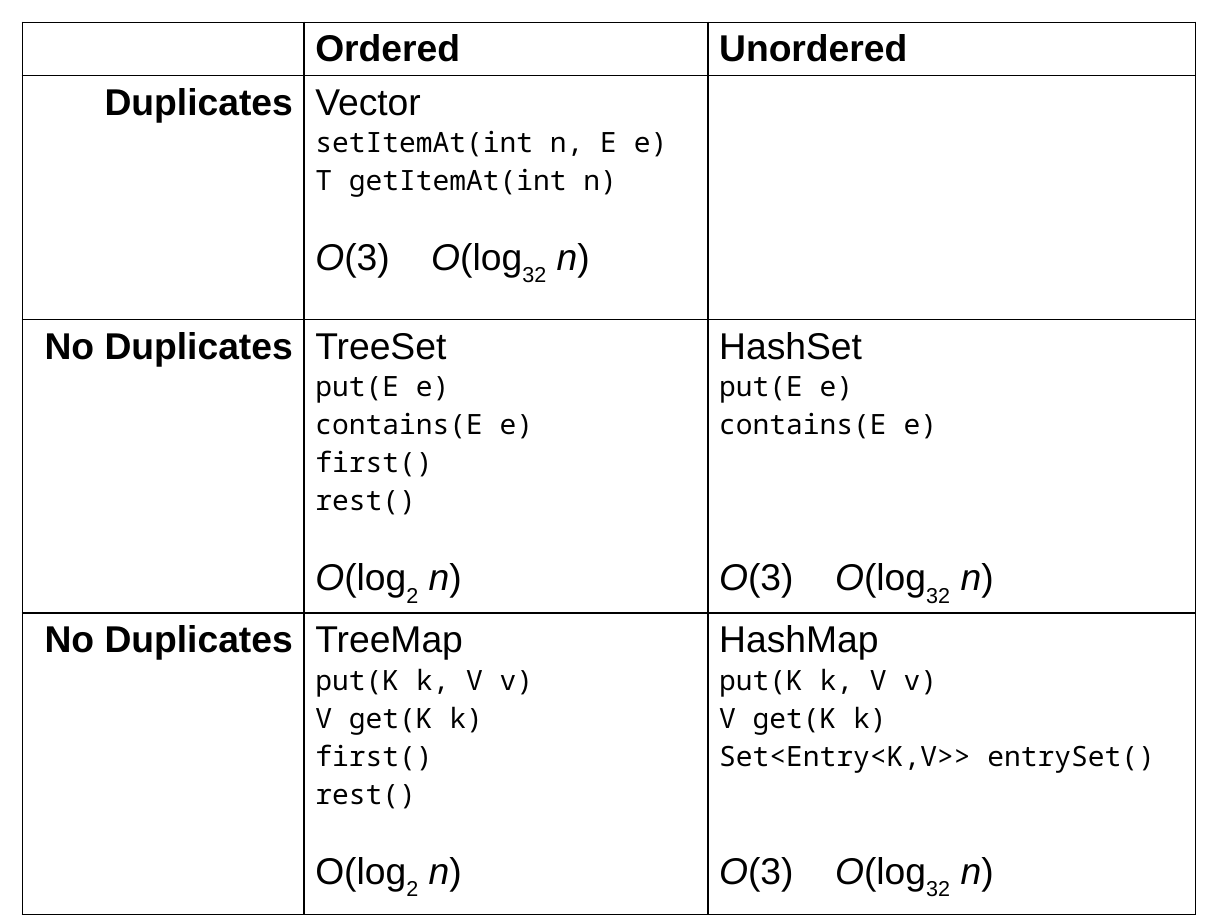
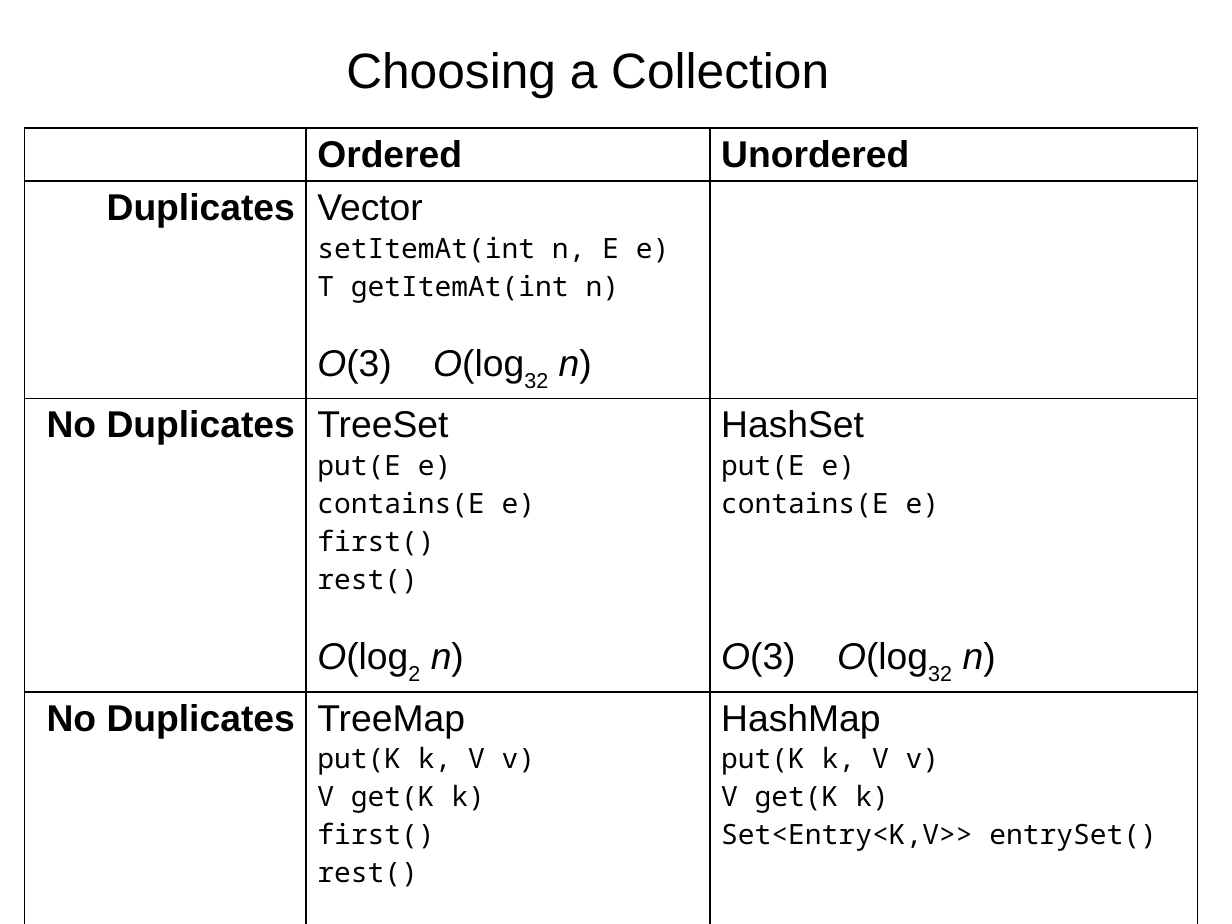
Before and after one commit to GlenKPeterson/JimTrainer, a slide deck: slide 3 of presentation.pptx. Drawn at 1232x924 pixels with LibreOffice and Linux fonts; fonts in the diff are those of the drawing. Boxes give left, top, right and bottom in pixels: in the first picture for what was removed or moved away, otherwise in the second. Text is boxed around its words. In the diff, an @@ line names an element or a change of style, - is before the commit and + after.

```diff
--- a/presentation.pptx
+++ b/presentation.pptx
@@ text added at (346,52,829,98), 32 pt, text #000000 @@
+Choosing a Collection
@@ table: place and size @@
-table at (22,22,1195,906)
+table at (25,129,1197,924)
```
Also in this commit, not shown: 1 other slide changed.
